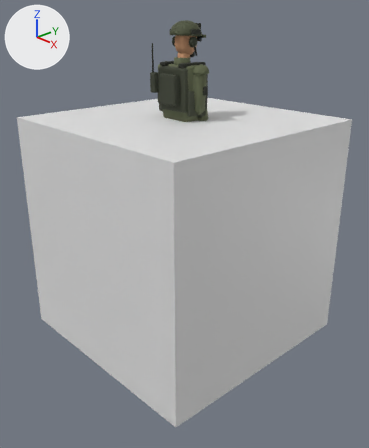
Before and after pictures for a commit that changed the Blender file tools/soldier/soldier.blend.
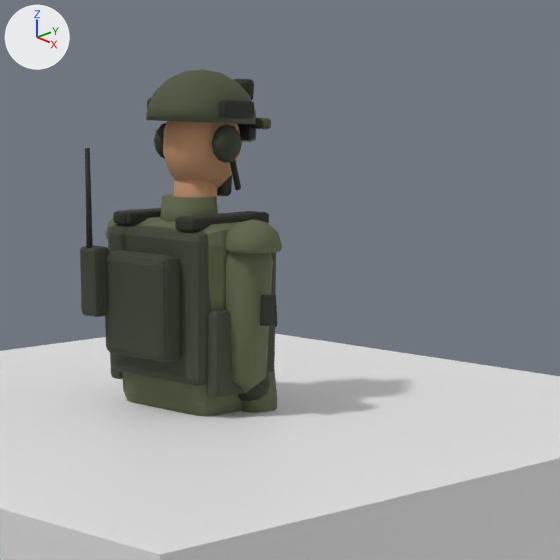
Old and new are each drawn whole from a 50 mm lens placed at (3.18, -2.95, 1.79), pointed at (0.1, -0.07, 0.09) and again close up on the part from 34% to 79% of the width and 0% to 37% of the height. The axes (+X, +Y, +Z) are drawn at upper left. The lights are the same throughout. The first two pictures are the older version.

The scene before the commit, as lines of its bpy script (objects in view):
```python
ob_elbowl = bpy.data.objects.new('elbowL', None)
ob_elbowl.parent = ob_shoulderl
ob_elbowl.location = (-0.0742, 0.139, -0.255)
ob_elbowl.rotation_euler = (0.513, 0.219, 0.122)  # degrees (29, 13, 7)
ob_elbowr = bpy.data.objects.new('elbowR', None)
ob_elbowr.parent = ob_shoulderr
ob_elbowr.location = (-0.024, 0.0594, -0.293)
ob_elbowr.rotation_euler = (0.201, 0.0784, 0.0159)  # degrees (12, 4.5, 0.9)
ob_elbowr_pouch = bpy.data.objects.new('elbowR_pouch', me_elbowr_pouch)
ob_elbowr_pouch.parent = ob_elbowr
ob_elbowr_pouch.location = (0.0, 0.0, 0.0)
ob_head = bpy.data.objects.new('head', me_head)
ob_head.parent = ob_neck
ob_head.location = (0.0, 0.0, 0.0)
ob_neck = bpy.data.objects.new('neck', None)
ob_neck.parent = ob_spine
ob_neck.location = (0.0, 0.023, 0.459)
ob_neck.rotation_euler = (-0.05, 0.0, 0.0)  # degrees (-2.9, 0, 0)
ob_neck_helmet = bpy.data.objects.new('neck_helmet', me_neck_helmet)
ob_neck_helmet.parent = ob_neck
ob_neck_helmet.location = (0.0, 0.0, 0.0)
ob_neck_pouch = bpy.data.objects.new('neck_pouch', me_neck_pouch)
ob_neck_pouch.parent = ob_neck
ob_neck_pouch.location = (0.0, 0.0, 0.0)
ob_shoulderr_accent = bpy.data.objects.new('shoulderR_accent', me_shoulderr_accent)
ob_shoulderr_accent.parent = ob_shoulderr
ob_shoulderr_accent.location = (0.0, 0.0, 0.0)
# also in view: 'spine_strap' at (0.0, -0.02, 1.39); 'foreArmR' at (0.16, 0.08, 0.96); 'neck_strap' at (0.0, 0.08, 1.62); 'torso' at (0.0, 0.0, 1.24); 'spine_vest' at (0.0, 0.0, 1.24)
```
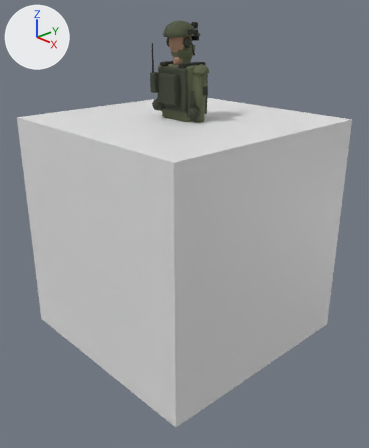
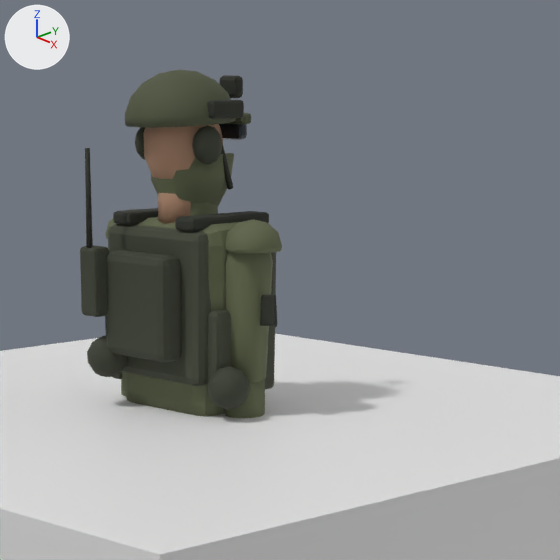
ob_neck is not drawn itself; it is the parent of ob_head, ob_neck_helmet, ob_neck_strap, ob_neck_pouch, ob_neck_lens.
ob_elbowl is not drawn itself; it is the parent of ob_forearml, ob_elbowl_pouch, ob_elbowl_glove, ob_wristl.
ob_elbowr is not drawn itself; it is the parent of ob_forearmr, ob_elbowr_pouch, ob_elbowr_glove, ob_wristr.

Where the newer file only moved an object's origin or applied its transform, the numbers keep the older frame.

What differs and where, as boxes [x1, y1, x2, y2] in the close-ups (560 x 560 px; the box of a moved part takes in the faces that stretch with it):
'head', recoloured, reshaped
    before: [163, 121, 241, 197]
    after: [143, 124, 223, 224]
'neck_helmet', reshaped
    before: [146, 69, 271, 129]
    after: [125, 69, 251, 128]
'neck_uniform', added (dark green)
    after: [151, 153, 234, 208]
'neck_pouch', reshaped
    before: [154, 123, 242, 163]
    after: [135, 125, 223, 164]
'neck_strap', moved, turned
    before: [147, 79, 254, 196]
    after: [207, 75, 244, 189]
'elbowR_pouch', reshaped
    before: [238, 370, 270, 402]
    after: [208, 366, 249, 410]
'foreArmR', moved, turned
    before: [241, 370, 277, 413]
    after: [225, 379, 265, 418]
'elbowL_pouch', reshaped (not visible before)
    after: [87, 336, 127, 377]
'neck_lens', moved, turned
    before: [238, 124, 256, 142]
    after: [219, 124, 247, 140]
part 1 of me_head, moved or reshaped
    before: [163, 121, 240, 189]
    after: [143, 124, 221, 179]
part 2 of me_head, moved or reshaped
    before: [174, 179, 217, 197]
    after: [158, 193, 191, 224]
part 3 of me_neck_helmet, moved or reshaped
    before: [146, 69, 256, 124]
    after: [125, 69, 236, 128]
part 4 of me_neck_helmet, moved or reshaped
    before: [253, 118, 271, 129]
    after: [222, 113, 251, 125]
part 5 of me_neck_pouch, moved or reshaped
    before: [154, 123, 166, 158]
    after: [135, 127, 146, 160]
part 6 of me_neck_pouch, moved or reshaped
    before: [212, 124, 242, 163]
    after: [192, 125, 223, 164]

Patch to the scene script:
```diff
--- a/tools/soldier/soldier.blend.py
+++ b/tools/soldier/soldier.blend.py
@@ mat_skin @@
 mat_skin = principled_material('skin')
-mat_skin.base_color = (0.527, 0.275, 0.144)  # brown #c08f6a
+mat_skin.base_color = (0.397, 0.227, 0.144)  # brown #a9836a
 mat_skin.roughness = 0.8
@@ me_head @@
 # used by ob_head; parent = ob_neck; location = (0.0, 0.0, 0.0)
-me_head.from_pydata(...)  # 150 vertices, 150 faces; spans x -0.083..0.083, y -0.092..0.125, z -0.04..0.265
+me_head.from_pydata(...)  # 150 vertices, 150 faces; spans x -0.083..0.083, y -0.124..0.095, z -0.044..0.264
+# me_head part 1: the loose piece of 74 vertices spanning x -0.083..0.083, y -0.092..0.102, z 0.035..0.265 is turned 2.9 degrees about the x axis through its middle, then moved by (0.0, -0.03, -0.001)
+# me_head part 2: the loose piece of 20 vertices spanning x -0.052..0.052, y -0.065..0.045, z -0.04..0.08 is turned 2.9 degrees about the x axis through its middle, then moved by (0.0, -0.024, -0.001)
+# other edits to the shape of me_head do not show in these pictures
 me_head.materials.append(mat_skin)
@@ me_neck_helmet @@
 # used by ob_neck_helmet; parent = ob_neck; location = (0.0, 0.0, 0.0)
-me_neck_helmet.from_pydata(...)  # 137 vertices, 135 faces; spans x -0.123..0.123, y -0.133..0.137, z 0.184..0.31
+me_neck_helmet.from_pydata(...)  # 137 vertices, 135 faces; spans x -0.123..0.123, y -0.167..0.104, z 0.187..0.309
+# me_neck_helmet part 3: the loose piece of 81 vertices spanning x -0.123..0.123, y -0.133..0.133, z 0.195..0.31 is turned 2.9 degrees about the x axis through its middle, then moved by (0.0, -0.036, -0.001)
+# me_neck_helmet part 4: the loose piece of 56 vertices spanning x -0.1..0.1, y 0.107..0.137, z 0.184..0.21 is moved by (0.0, -0.033, 0.005)
 me_neck_helmet.materials.append(mat_helmet)
@@ me_neck_pouch @@
 # used by ob_neck_pouch; parent = ob_neck; location = (0.0, 0.0, 0.0)
-me_neck_pouch.from_pydata(...)  # 104 vertices, 120 faces; spans x -0.124..0.124, y -0.053..0.032, z 0.107..0.192
+me_neck_pouch.from_pydata(...)  # 104 vertices, 120 faces; spans x -0.124..0.124, y -0.083..0.002, z 0.106..0.191
+# me_neck_pouch part 5: the loose piece of 52 vertices spanning x -0.124..-0.076, y -0.053..0.032, z 0.107..0.192 is turned 2.9 degrees about the x axis through its middle, then moved by (0.0, -0.03, -0.001)
+# me_neck_pouch part 6: the loose piece of 52 vertices spanning x 0.076..0.124, y -0.053..0.032, z 0.107..0.192 is turned 2.9 degrees about the x axis through its middle, then moved by (0.0, -0.03, -0.001)
 me_neck_pouch.materials.append(mat_pouch)
@@ me_elbowr_pouch @@
 # used by ob_elbowr_pouch; parent = ob_elbowr; location = (0.0, 0.0, 0.0)
-me_elbowr_pouch.from_pydata(...)  # 52 vertices, 60 faces; spans x -0.0476..0.0476, y -0.068..0.032, z -0.055..0.045
+me_elbowr_pouch.from_pydata(...)  # 52 vertices, 60 faces; spans x -0.024..0.0712, y -0.1272..-0.0292, z -0.0432..0.0544
+# me_elbowr_pouch part 7: 52 vertices removed from x -0.0476..0.0476, y -0.068..0.032, z -0.055..0.045; 52 vertices added at x -0.024..0.0712, y -0.1272..-0.0292, z -0.0432..0.0544
 me_elbowr_pouch.materials.append(mat_pouch)
@@ ob_neck @@
 ob_neck.parent = ob_spine
-ob_neck.location = (0.0, 0.023, 0.459)
-ob_neck.rotation_euler = (-0.05, 0.0, 0.0)  # degrees (-2.9, 0, 0)
+ob_neck.location = (0.0, 0.0, 0.46)
@@ ob_elbowl @@
 ob_elbowl.parent = ob_shoulderl
-ob_elbowl.location = (-0.0742, 0.139, -0.255)
-ob_elbowl.rotation_euler = (0.513, 0.219, 0.122)  # degrees (29, 13, 7)
+ob_elbowl.location = (0.0, 0.0, -0.3)
@@ ob_elbowr @@
 ob_elbowr.parent = ob_shoulderr
-ob_elbowr.location = (-0.024, 0.0594, -0.293)
-ob_elbowr.rotation_euler = (0.201, 0.0784, 0.0159)  # degrees (12, 4.5, 0.9)
+ob_elbowr.location = (0.0, 0.0, -0.3)
@@ ob_neck_uniform @@
+ob_neck_uniform = bpy.data.objects.new('neck_uniform', me_neck_uniform)  # 48 vertices, 38 faces; spans x -0.094..0.094, y -0.103..0.111, z -0.048..0.133; in mat_uniform (dark green #5d6447)
+ob_neck_uniform.parent = ob_neck
+ob_neck_uniform.location = (0.0, 0.0, 0.0)
```
